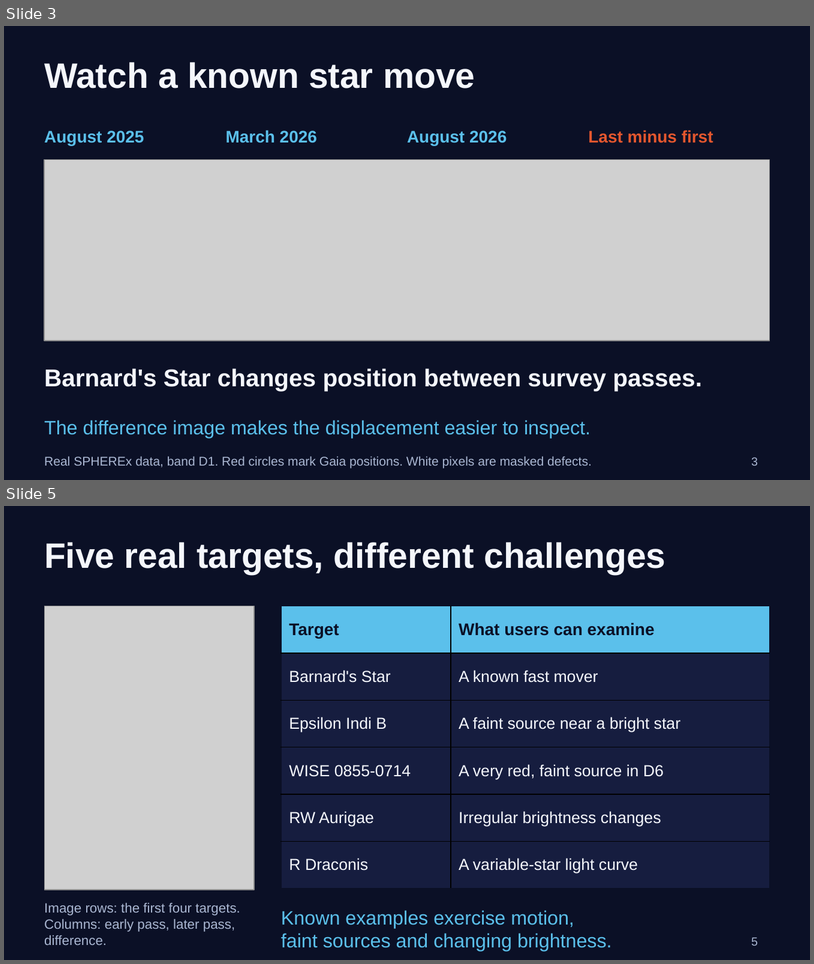
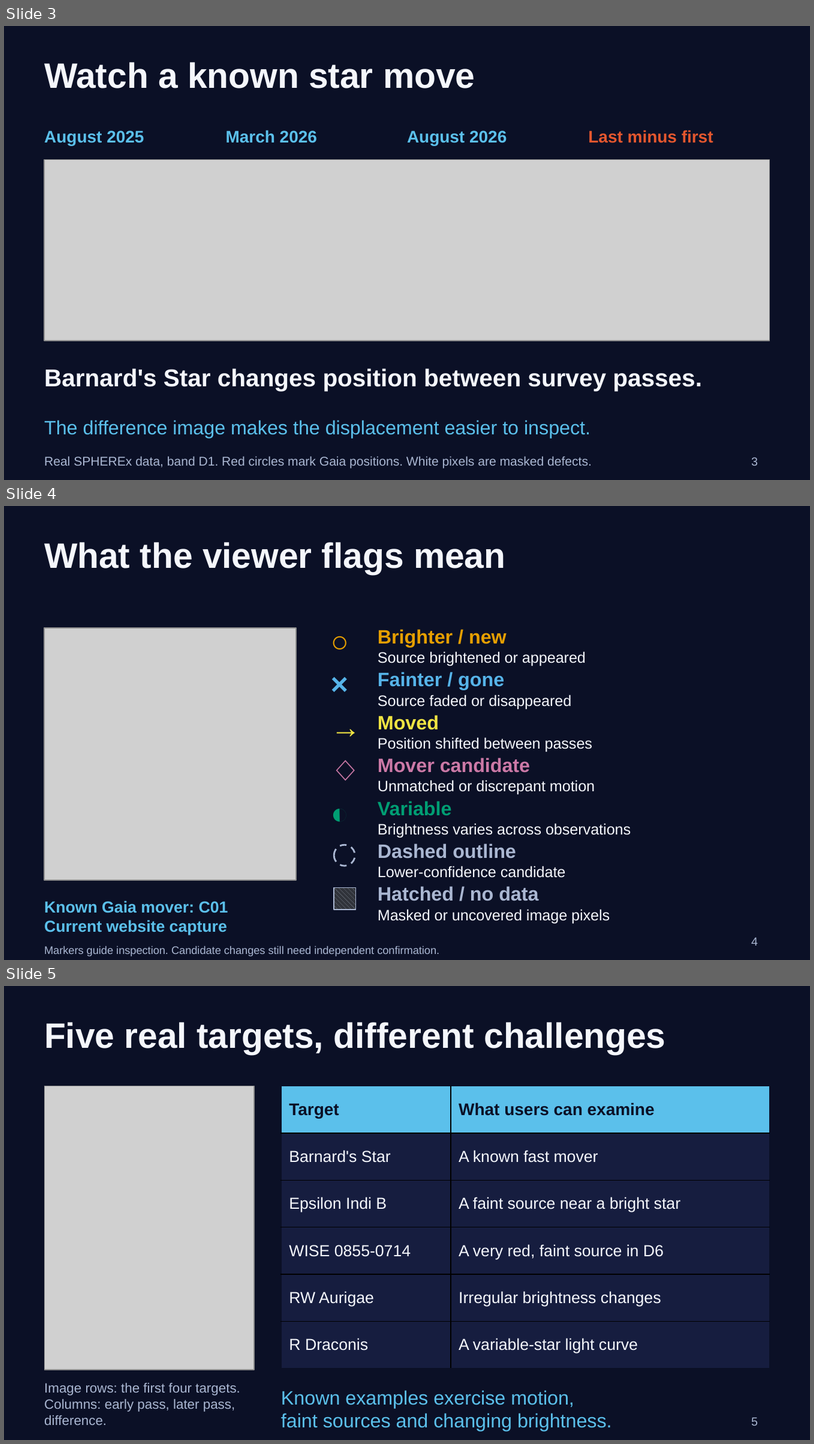
Before and after one commit to arnav2deopura-blip/supernova-syndicate, a slide deck: frontend/demo/Sphere_Shift_Demo.pptx. Shown one above the other, each under a label of ours: slides 3 and 5 before the commit, slides 3, 4 and 5 after it; the slides between them are not shown. The pictures are 814x964 and 814x1444 pixels, drawn with LibreOffice and Linux fonts; fonts in the diff are those of the drawing; grey boxes stand for pictures. Boxes give left, top, right and bottom in pixels: in the first picture for what was removed or moved away, otherwise in the second. Text is boxed around its words. In the diff, an @@ line names an element or a change of style, - is before the commit and + after.

Commit message:
Add Advanced demo and complete viewer marker key

```diff
--- a/frontend/demo/Sphere_Shift_Demo.pptx
+++ b/frontend/demo/Sphere_Shift_Demo.pptx
@@ slide 4 added at (4, 506, 810, 960), background #0B1026 @@
@@ text added at (44, 542, 506, 574), 31.5 pt, text #F4F6FB, bold @@
+What the viewer flags mean
@@ picture added at (44, 628, 296, 879) @@
@@ text added at (330, 622, 367, 659), 27 pt, text #E69F00, bold @@
+○
@@ text added at (378, 629, 453, 647), 17.2 pt, text #E69F00, bold @@
+Brighter / new
@@ text added at (330, 665, 367, 702), 27 pt, text #56B4E9, bold @@
+×
@@ text added at (378, 651, 586, 666), 13.5 pt, text #F4F6FB @@
+Source brightened or appeared
@@ text added at (378, 672, 442, 687), 17.2 pt, text #56B4E9, bold @@
+Fainter / gone
@@ text added at (378, 694, 572, 709), 13.5 pt, text #F4F6FB @@
+Source faded or disappeared
@@ text added at (330, 708, 367, 745), 27 pt, text #F0E442, bold @@
+→
@@ text added at (378, 715, 439, 730), 17.2 pt, text #F0E442, bold @@
+Moved
@@ text added at (378, 737, 593, 752), 13.5 pt, text #F4F6FB @@
+Position shifted between passes
@@ text added at (330, 750, 367, 787), 27 pt, text #CC79A7, bold @@
+◇
@@ text added at (378, 759, 435, 772), 17.2 pt, text #CC79A7, bold @@
+Mover candidate
@@ text added at (330, 793, 367, 830), 27 pt, text #009E73, bold @@
+◐
@@ text added at (378, 780, 595, 795), 13.5 pt, text #F4F6FB @@
+Unmatched or discrepant motion
@@ text added at (378, 801, 452, 816), 17.2 pt, text #009E73, bold @@
+Variable
@@ text added at (378, 823, 631, 838), 13.5 pt, text #F4F6FB @@
+Brightness varies across observations
@@ ellipse added at (334, 844, 355, 865), outline #AAB7D2 1.5 pt dashed @@
@@ text added at (378, 843, 516, 858), 17.2 pt, text #AAB7D2, bold @@
+Dashed outline
@@ text added at (378, 865, 566, 877), 13.5 pt, text #F4F6FB @@
+Lower-confidence candidate
@@ text added at (44, 900, 228, 934), 14.2 pt, text #5BC0EB, bold @@
+Known Gaia mover: C01
+Current website capture
@@ rectangle added at (334, 888, 356, 909), fill pattern #87909C on #30333A, outline #AAB7D2 0.75 pt @@
@@ text added at (378, 886, 539, 901), 17.2 pt, text #AAB7D2, bold @@
+Hatched / no data
@@ text added at (378, 909, 610, 923), 13.5 pt, text #F4F6FB @@
+Masked or uncovered image pixels
@@ text added at (752, 937, 758, 945), 10.5 pt, text #AAB7D2 @@
+4
@@ text added at (44, 945, 440, 956), 9.8 pt, text #AAB7D2 @@
+Markers guide inspection. Candidate changes still need independent confirmation.
```
Also in this commit, not shown: 1 slide changed, 1 other slide added, 1 slide removed, 1 other file.
